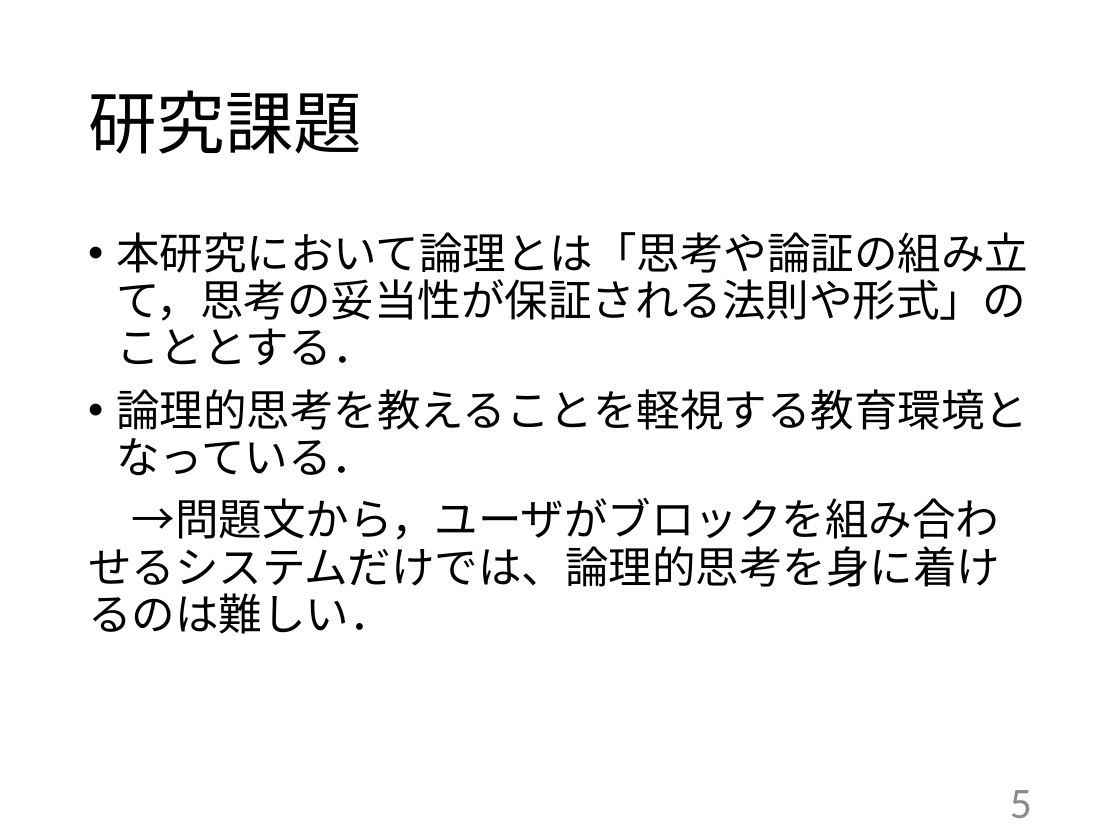
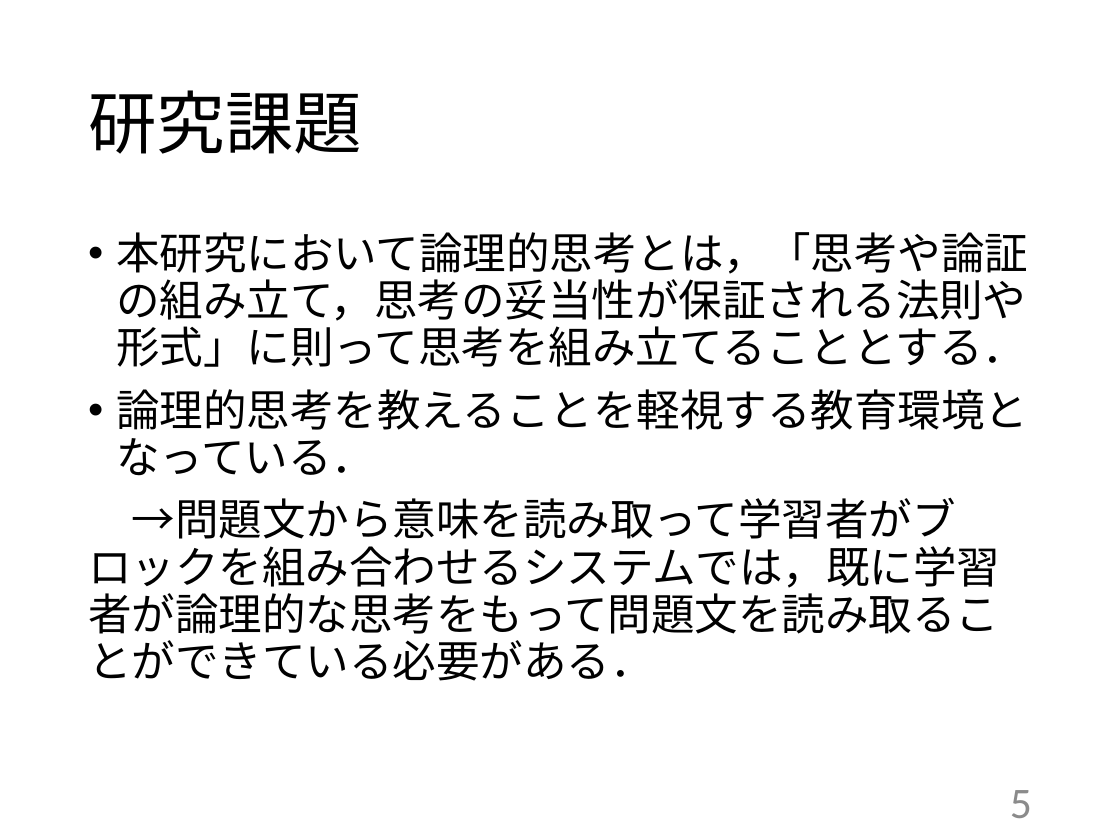
Before and after one commit to kait-takanolab/1821121-shimaoka-thesis, a slide deck: slide 5 of 1821121_shimaoka_tyuukan.pptx. Drawn at 1120x840 pixels with LibreOffice and Linux fonts; fonts in the diff are those of the drawing. Boxes give left, top, right and bottom in pixels: in the first picture for what was removed or moved away, otherwise in the second. Text is boxed around its words. In the diff, an @@ line names an element or a change of style, - is before the commit and + after.

Commit message:
Add files via upload
課題を一部変更

```diff
--- a/1821121_shimaoka_tyuukan.pptx
+++ b/1821121_shimaoka_tyuukan.pptx
@@ text at box(116, 232, 1028, 367): text changed @@
-• 本研究において論理とは「思考や論証の組み立て，思考の妥当性が保証される法則や形式」のこととする．
+• 本研究において論理的思考とは，「思考や論証の組み立て，思考の妥当性が保証される法則や形式」に則って思考を組み立てることとする．
@@ text at box(88, 498, 1000, 681): text changed @@
-→問題文から，ユーザがブロックを組み合わせるシステムだけでは、論理的思考を身に着けるのは難しい．
+→問題文から意味を読み取って学習者がブロックを組み合わせるシステムでは，既に学習者が論理的な思考をもって問題文を読み取ることができている必要がある．
```
